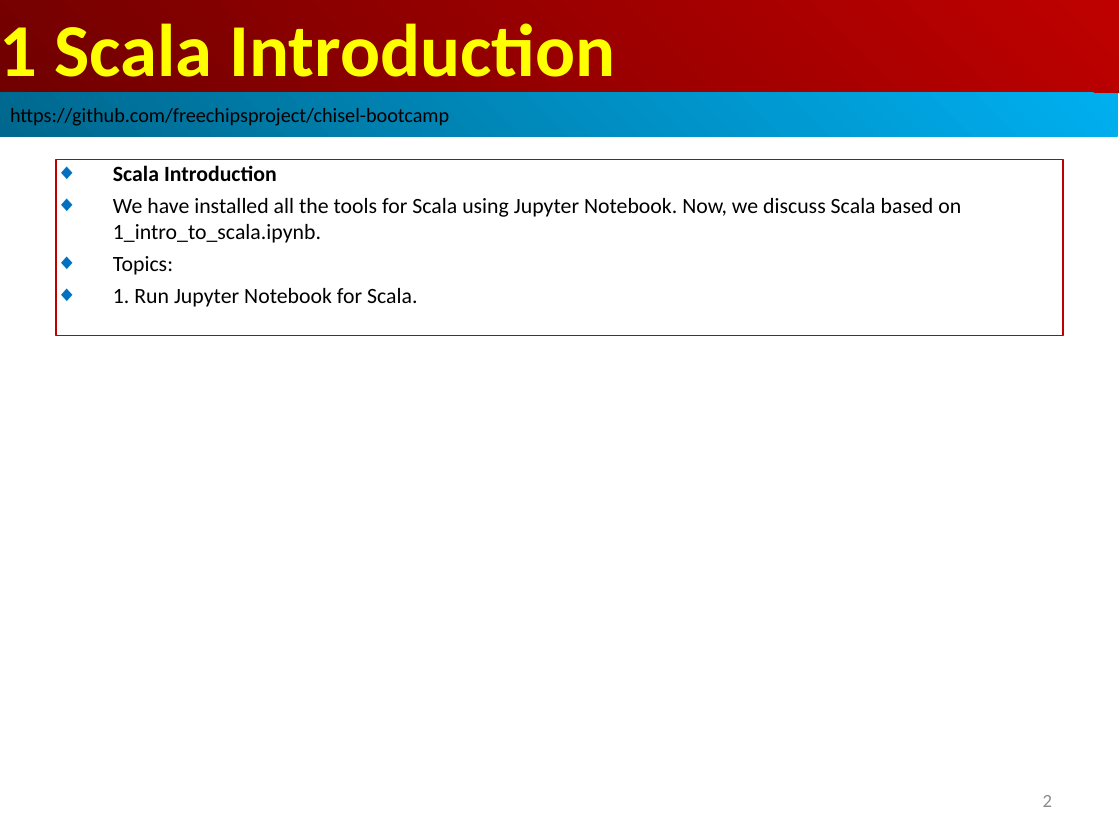
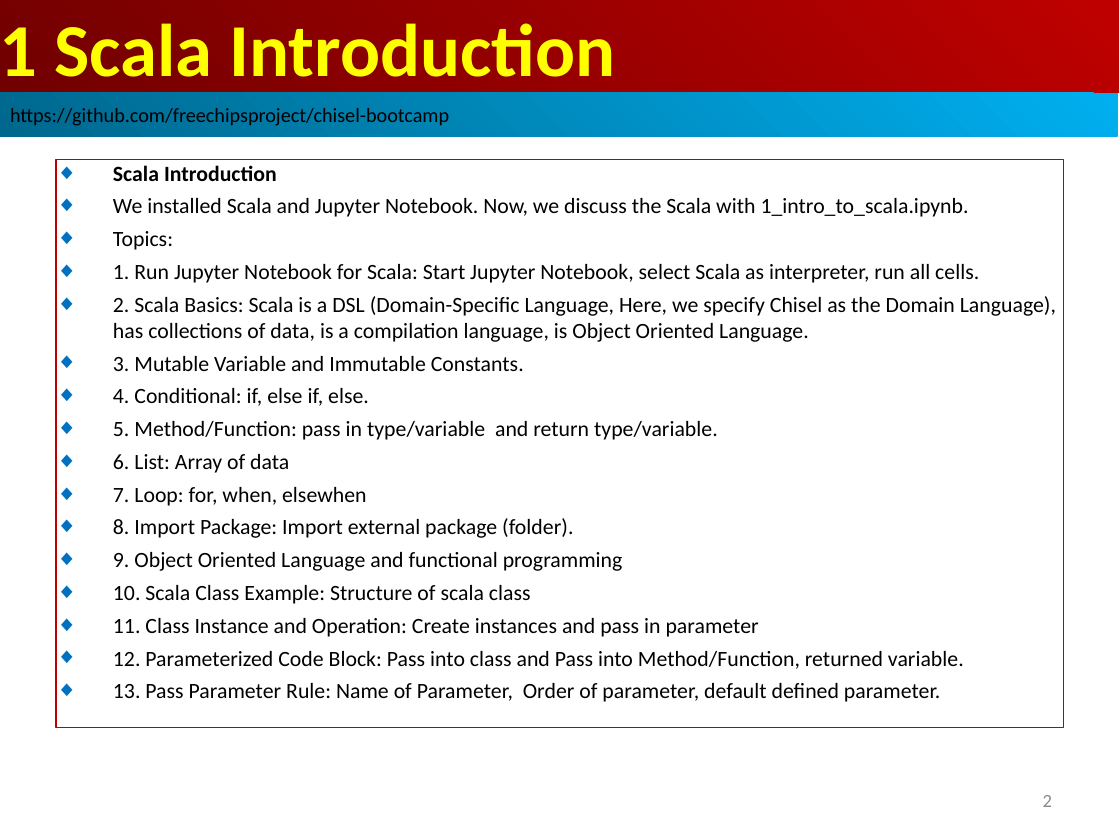
Before and after one commit to peterhchen/AIU_CS800_Chisel, a slide deck: slide 2 of 300_UCB_BC/001_Scala/000_Video/001_Scala.ppt. Drawn at 1120x840 pixels with LibreOffice and Linux fonts; fonts in the diff are those of the drawing. Boxes give left, top, right and bottom in pixels: in the first picture for what was removed or moved away, otherwise in the second. Text is boxed around its words. In the diff, an @@ line names an element or a change of style, - is before the commit and + after.

```diff
--- a/300_UCB_BC/001_Scala/000_Video/001_Scala.ppt
+++ b/300_UCB_BC/001_Scala/000_Video/001_Scala.ppt
@@ rectangle removed at (56, 159, 1063, 336) @@
-◆ Scala Introduction
-◆ We have installed all the tools for Scala using Jupyter Notebook. Now, we discuss Scala based on 1_intro_to_scala.ipynb.
-◆ Topics:
-◆ 1. Run Jupyter Notebook for Scala.
@@ rectangle added at (56, 159, 1064, 728), outline #C00000 0.74 pt, 14 pt, text #000000 @@
+◆ Scala Introduction
+◆ We installed Scala and Jupyter Notebook. Now, we discuss the Scala with 1_intro_to_scala.ipynb.
+◆ Topics:
+◆ 1. Run Jupyter Notebook for Scala: Start Jupyter Notebook, select Scala as interpreter, run all cells.
+◆ 2. Scala Basics: Scala is a DSL (Domain-Specific Language, Here, we specify Chisel as the Domain Language), has collections of data, is a compilation language, is Object Oriented Language.
+◆ 3. Mutable Variable and Immutable Constants.
+◆ 4. Conditional: if, else if, else.
+◆ 5. Method/Function: pass in type/variable and return type/variable.
+◆ 6. List: Array of data
+◆ 7. Loop: for, when, elsewhen
+◆ 8. Import Package: Import external package (folder).
+◆ 9. Object Oriented Language and functional programming
+◆ 10. Scala Class Example: Structure of scala class
+◆ 11. Class Instance and Operation: Create instances and pass in parameter
+◆ 12. Parameterized Code Block: Pass into class and Pass into Method/Function, returned variable.
+◆ 13. Pass Parameter Rule: Name of Parameter, Order of parameter, default defined parameter.
```
Also in this commit, not shown: 4 other slides changed, 9 slides added.
